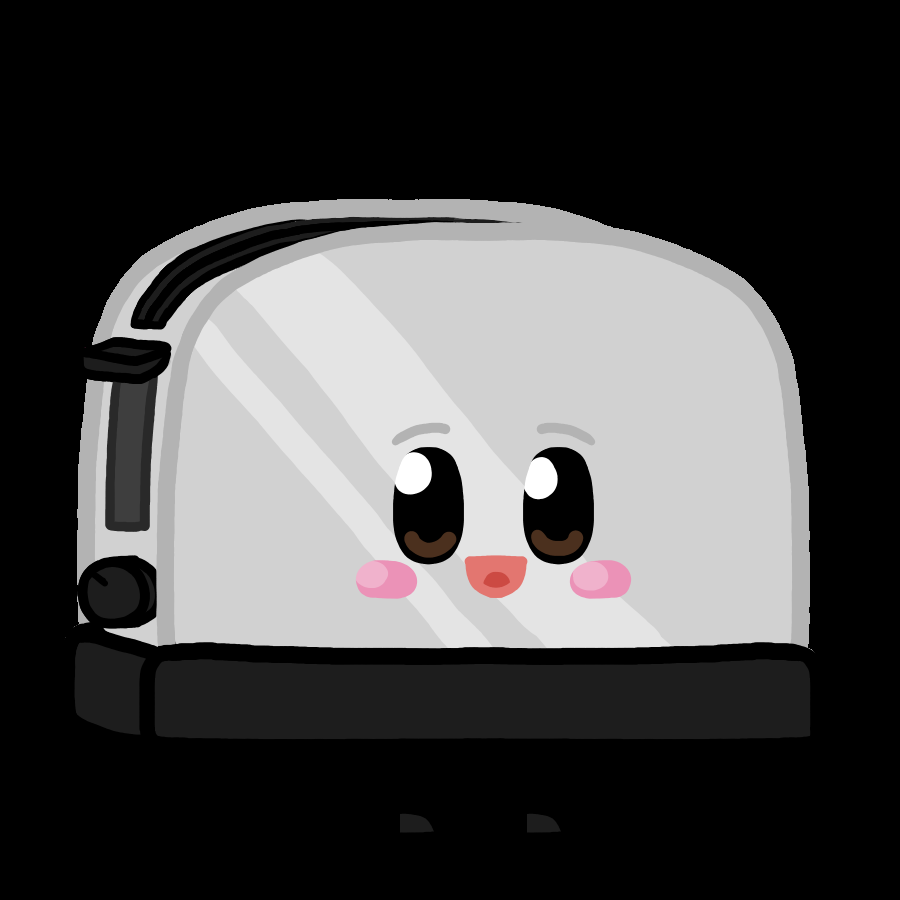
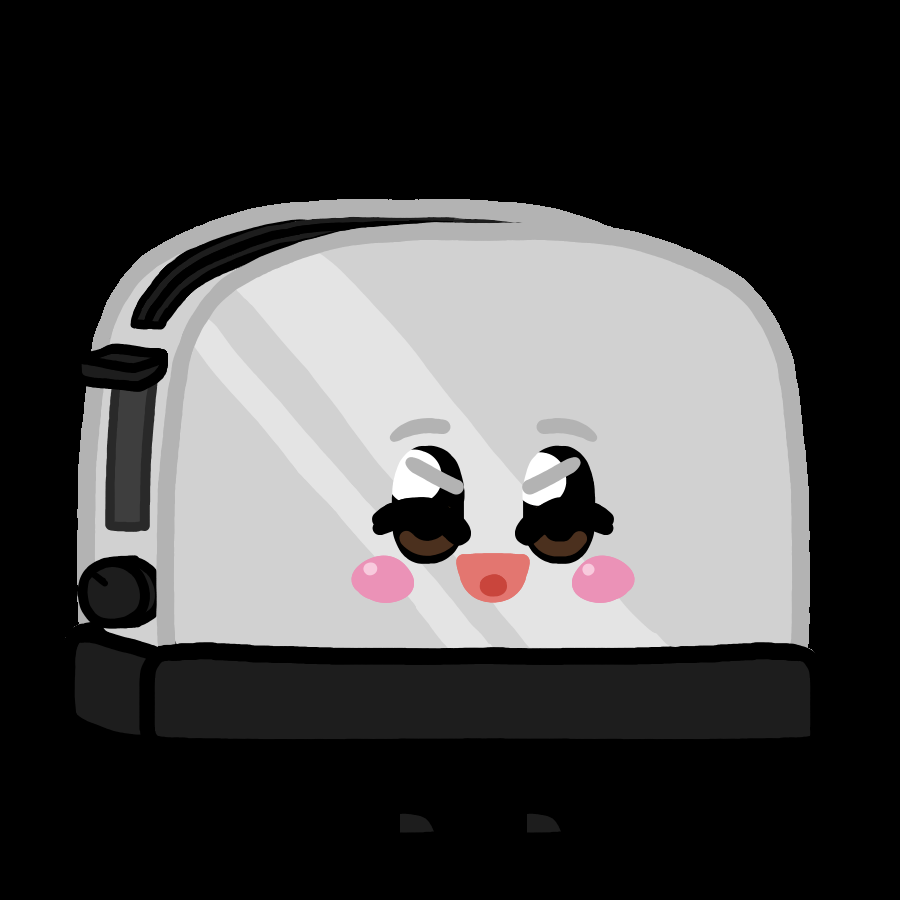
Revision of a layered w=900, h=900 image; what changed, layer by layer:
added layer "Warstwa180" above "Warstwa181" over [81, 343, 168, 392]
added layer "Warstwa181" above "Warstwa183" over [351, 457, 635, 603]
added layer "Warstwa183" above "Warstwa63" over [351, 418, 635, 603]
painted on "Warstwa63" over [77, 326, 681, 649]
removed layer "Warstwa63" (2nd of 2) over [74, 220, 681, 710]
added group "Tost przypieczony" with 19 layers above "Tost" over [400, 418, 681, 649]
added group "Folder89" (1st of 4, in "Tost przypieczony") with 3 layers in group "Tost przypieczony" over [400, 507, 459, 583]
added layer "Warstwa91" (1st of 4, in "Tost przypieczony" › "Folder89") in group "Folder89" over [400, 533, 441, 583]
added layer "Warstwa82" (1st of 2, in "Tost przypieczony") in group "Tost przypieczony" over [510, 462, 598, 539]
added layer "Warstwa81" (1st of 2, in "Tost przypieczony") in group "Tost przypieczony" over [434, 418, 635, 601]
added layer "Warstwa174" in group "Tost przypieczony" over [441, 418, 635, 596]
added group "Folder84" (2nd of 4, in "Tost przypieczony") with 3 layers in group "Tost przypieczony" over [515, 591, 547, 649]
added layer "Warstwa85" (2nd of 4, in "Tost przypieczony" › "Folder84") in group "Folder84" over [516, 618, 547, 649]
added group "Tost" with 19 layers above "Warstwa70" over [143, 339, 436, 644]
added layer "Warstwa82" (2nd of 2, in "Tost") in group "Tost" over [293, 465, 341, 518]
added layer "Warstwa81" (2nd of 2, in "Tost") in group "Tost" over [269, 429, 396, 603]
added layer "Warstwa169" in group "Tost" over [269, 434, 391, 597]
added group "Folder89" (4th of 4, in "Tost") with 3 layers in group "Tost" over [377, 507, 436, 583]
added layer "Warstwa91" (4th of 4, in "Tost" › "Folder89") in group "Folder89" over [395, 533, 436, 583]
added layer "Warstwa90" (4th of 4, in "Tost" › "Folder89") in group "Folder89" over [377, 507, 405, 542]
…and 6 more changes (6 added)
